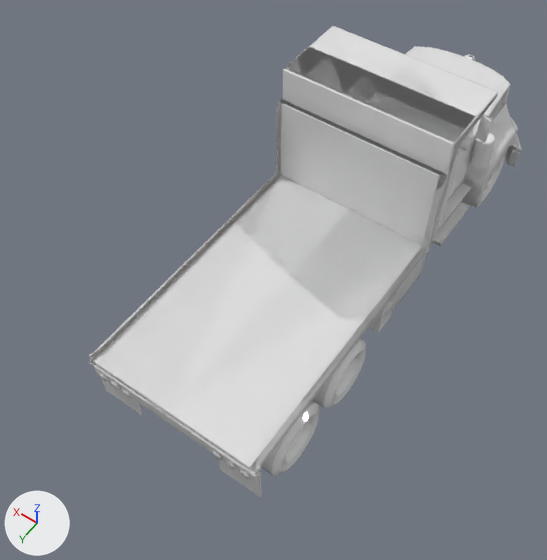
What one commit did to the FBX model newton-4.00/applications/media/truck.fbx.
Both versions are drawn from a 50 mm lens placed at (-3.55, 6.97, 9.21), pointed at (0.31, 1.56, 0.71). Arrows for +X, +Y and +Z are at lower left; the lights stay in place. Where no turn or scale is listed for an object, it has been applied to the vertices. Vertices at the same position are counted once.

Names of what the first picture shows: 'chassis', 'convexHull_0', 'convexhull_2', 'rr_midle_tire', 'rr_tire'.
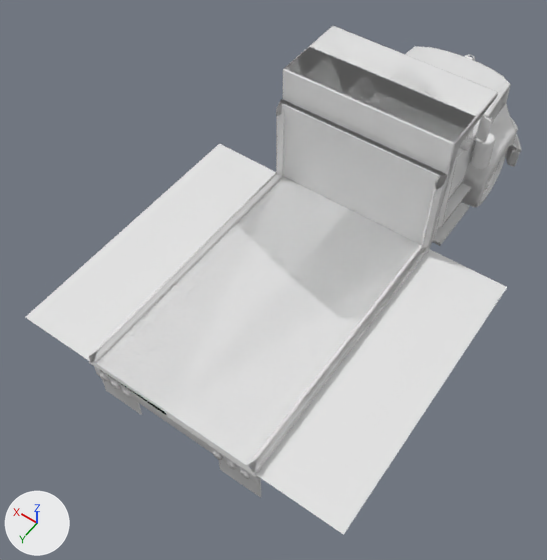
Commit message: covered few hold on the truck mesh

Boxes (x1, y1, x2, y2) around the edits, measured in the pictures (547 x 560 px):
'chassis', reshaped (15% wider, 8% taller)
    before: (89, 26, 521, 497)
    after: (25, 26, 521, 535)
part 1 of me_mesh, added
    after: (248, 181, 507, 535)
part 2 of me_mesh, added
    after: (25, 111, 284, 362)
part 3 of me_mesh, cut back
    before: (89, 362, 249, 471)
    after: (90, 362, 255, 476)
'rr_tire', unchanged, covered by the edit
    before: (261, 401, 319, 476)
'rr_midle_tire', unchanged, covered by the edit
    before: (312, 338, 366, 409)

Edits to the bpy script that builds the scene:
```text
Change me_mesh:
    used by ob_chassis; location = (0.0, 0.22, 0.79)
    remove me_mesh.from_pydata(...)  # 22553 vertices, 40912 faces; spans x -1.42..1.42, y -3.96..3.96, z -0.62..2.15
    add me_mesh.from_pydata(...)  # 22585 vertices, 40947 faces; spans x -2.49..2.48, y -3.96..3.96, z -0.62..2.15
    me_mesh part 1: a new loose piece of 21 vertices spanning x -2.49..-1.19, y -0.22..3.94, z 0.22..1.64, in mat_material_49 (its picture is missing)
    me_mesh part 2: a new loose piece of 21 vertices spanning x 1.18..2.48, y -0.22..3.94, z 0.22..1.64, in mat_material_49 (its picture is missing)
    me_mesh part 3
    10 vertices are removed from x -1.14..1.14, y 3.94..3.96, z 0.22..0.23
    13 faces are deleted
    4 new faces join them
```
